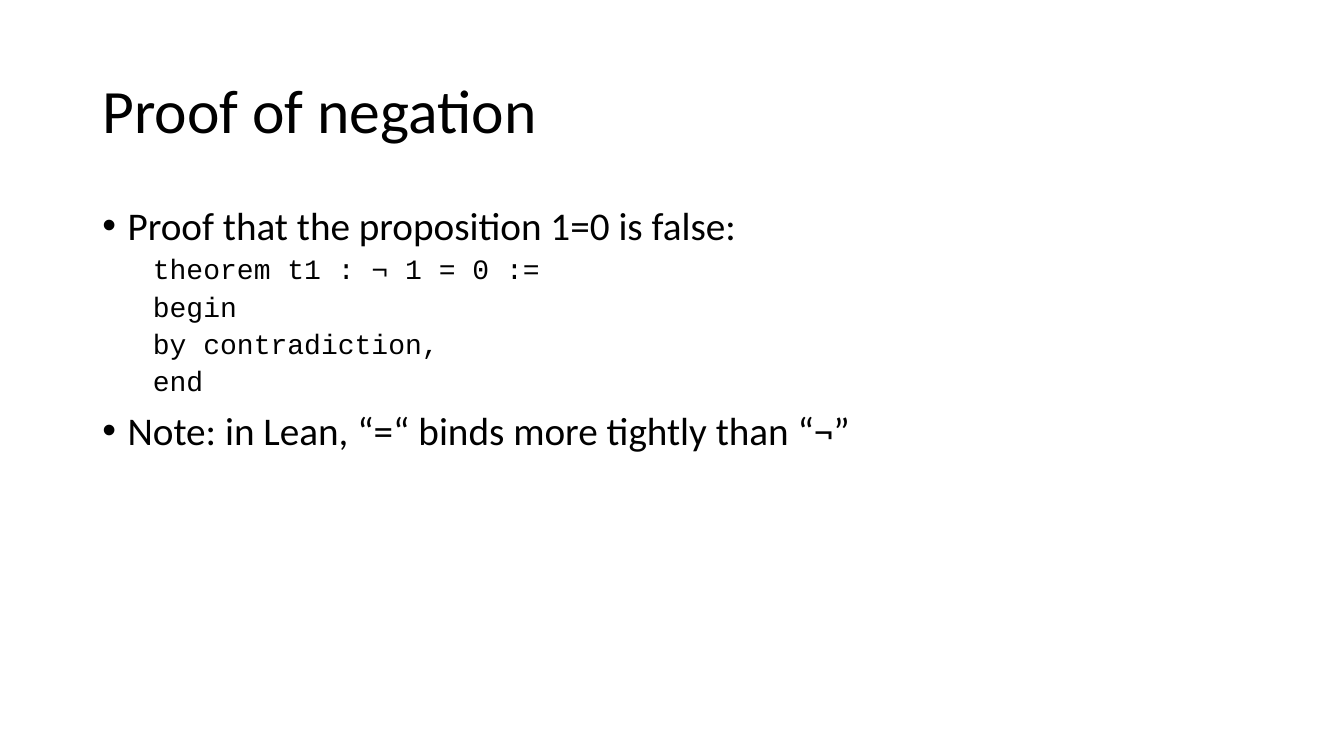
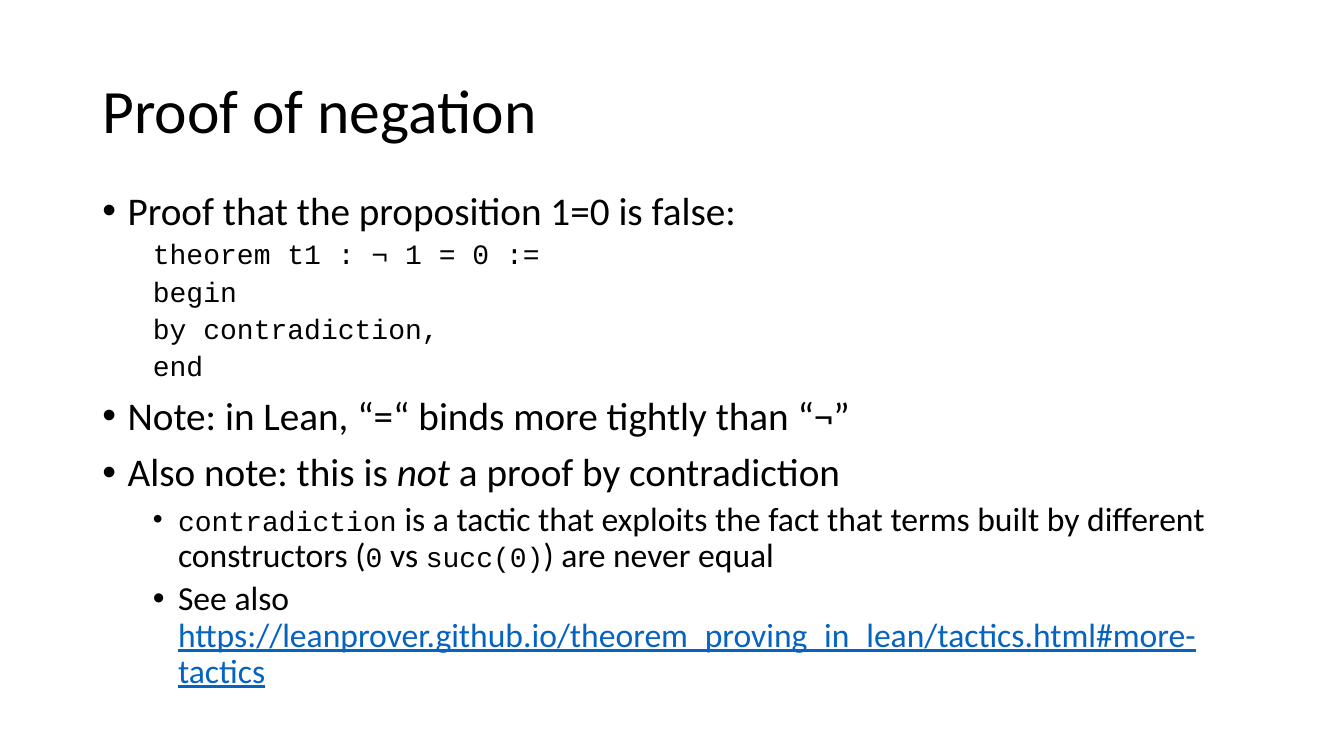
Before and after one commit to kevinsullivan/cs-dm, a slide deck: slide 4 of 06_Negation/Negation.pptx. Drawn at 1344x756 pixels with LibreOffice and Linux fonts; fonts in the diff are those of the drawing. Boxes give left, top, right and bottom in pixels: in the first picture for what was removed or moved away, otherwise in the second. Text is boxed around its words. In the diff, an @@ line names an element or a change of style, - is before the commit and + after.

Commit message:
Updated negation material

```diff
--- a/06_Negation/Negation.pptx
+++ b/06_Negation/Negation.pptx
@@ text "Proof that the proposition 1=0 ...": place and size @@
-text "Proof that the proposition 1=0 ..." at <box>128,212,789,452</box>
+text "Proof that the proposition 1=0 ..." at <box>128,197,1204,688</box>
@@ text at <box>128,458,1204,688</box>: paragraphs added @@
+• Also note: this is not a proof by contradiction
+  • contradiction is a tactic that exploits the fact that terms built by different constructors (0 vs succ(0)) are never equal
+  • See also https://leanprover.github.io/theorem_proving_in_lean/tactics.html#more-tactics
```
Also in this commit, not shown: 2 slides added, 1 other file.
